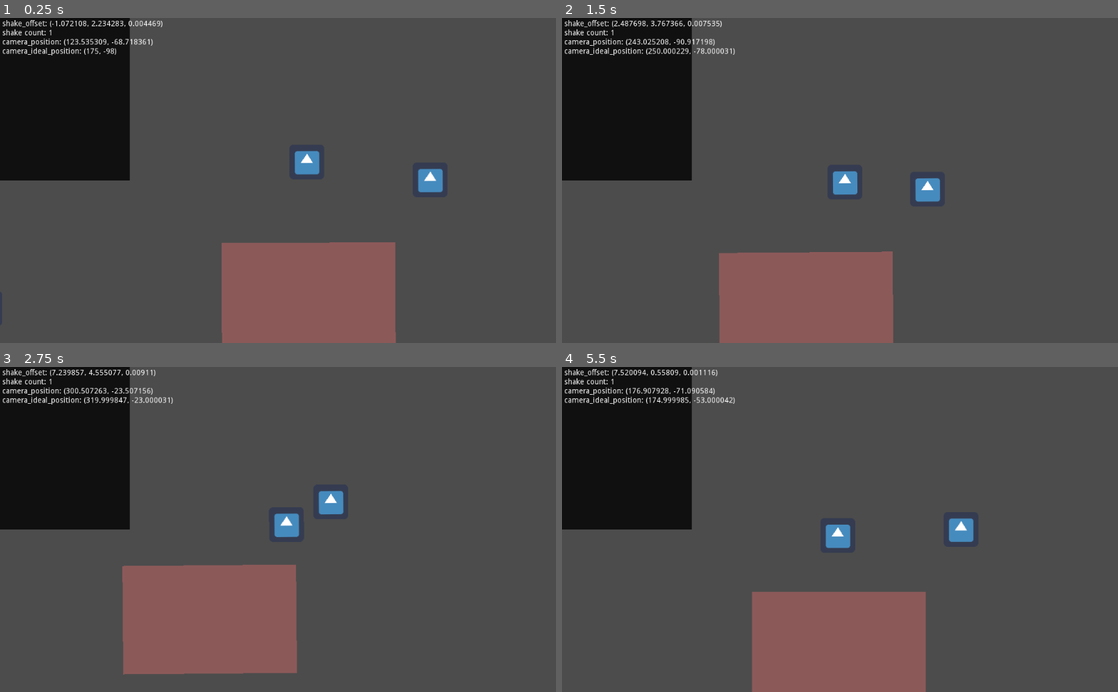
Above: before the commit, frames 1-4 (two rows, left to right).
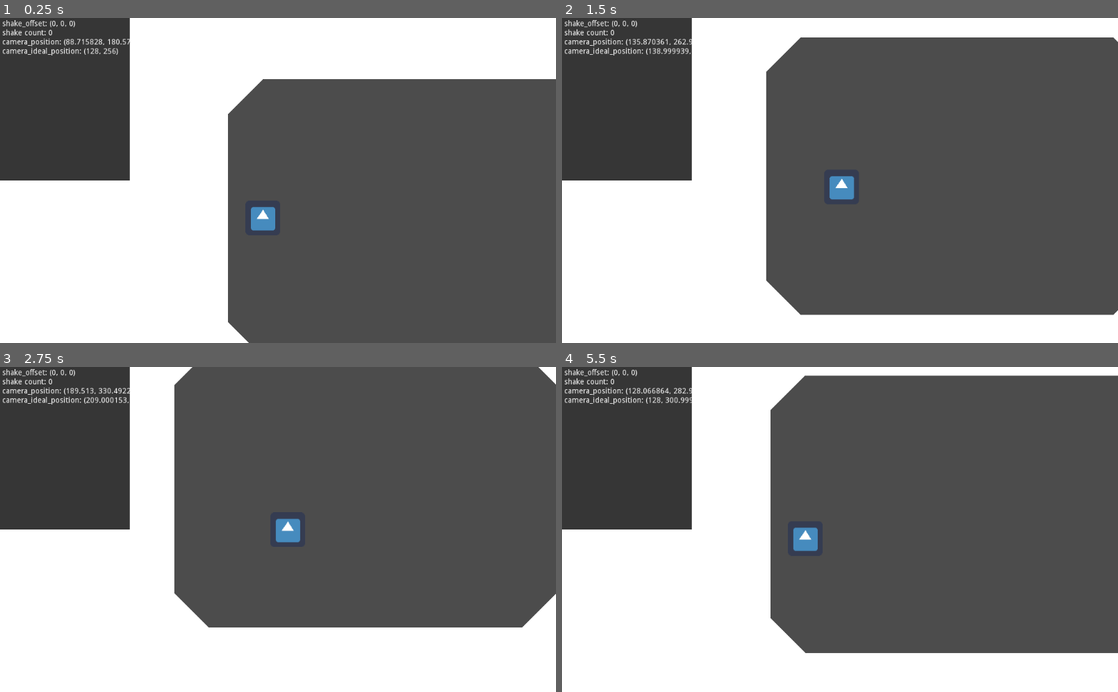
Above: after the commit, the same moments.

Repository: AnnabelleLewis/Dynamicam
Game: Godot game, scene res://assets/main_scene.tscn
Same seed, same stepped clock (60 frames per second), same inputs: the game is played once before the commit and once after it. The engine's default icon, where the game draws it, is replaced by a stand-in: a white triangle on a blue panel in a dark square.
Inputs:
- Up to frame 1 (0.25 s): no input
- Up to frame 2 (1.5 s): hold D (move_right) 0.53-1.28 s; hold S (move_down) from 1.28 s (still down)
- Up to frame 3 (2.75 s): release S (move_down) at 2.03 s; hold D (move_right) from 2.03 s (still down)
- Up to frame 4 (5.5 s): release D (move_right) at 2.78 s; hold W (move_up) 2.78-3.53 s; hold A (move_left) 3.53-5.03 s; hold S (move_down) from 5.03 s (still down)

The runs differ from the first frame. In frame 1, 62% of the frame differs, in the area x 0-100%, y 0-100%; in frame 2, 51%; in frame 3, 50%; in frame 4, 53%.

Commit message:
Created Level

Diff:
--- a/assets/main_scene.tscn
+++ b/assets/main_scene.tscn
@@ -7,64 +7,81 @@
 [ext_resource path="res://icon.png" type="Texture" id=5]
 [ext_resource path="res://modules/player/player.gd" type="Script" id=6]
 [ext_resource path="res://modules/debug_viewer/debug_viewer.gd" type="Script" id=7]
-[ext_resource path="res://modules/area_poi/area_poi.gd" type="Script" id=8]
+[ext_resource path="res://modules/collision_polygon_builder/collision_polygon_builder.gd" type="Script" id=8]
 
 [sub_resource type="RectangleShape2D" id=1]
-extents = Vector2( 207, 138 )
+extents = Vector2( 352, 256 )
 
 [sub_resource type="RectangleShape2D" id=2]
-extents = Vector2( 756.5, 566.5 )
+extents = Vector2( 448, 448 )
 
-[sub_resource type="Curve2D" id=3]
+[sub_resource type="Curve2D" id=9]
 _data = {
-"points": PoolVector2Array(  )
+"points": PoolVector2Array( 0, 0, 0, 0, 768, 256, -123.2, 2.93334, 123.2, -2.93334, 1280, 256, -2.93334, -134.934, 2.93334, 134.934, 1472, 448, 0, 0, 0, 0, 1472, 960 )
 }
 
-[sub_resource type="Curve2D" id=4]
-_data = {
-"points": PoolVector2Array( 0, 0, 0, 0, 539, 68, -35.6359, -133.635, 35.6359, 133.635, 748, 142, -128.854, -139.343, 128.854, 139.343, 488, 518, -117.705, 136.729, 117.705, -136.729, 1026, 480, 0, 0, 0, 0, 1301, 243, 0, 0, 0, 0, 1558, 418 )
-}
+[sub_resource type="RectangleShape2D" id=8]
+extents = Vector2( 384, 544 )
 
 [sub_resource type="OpenSimplexNoise" id=7]
 seed = 4
 
 [sub_resource type="CircleShape2D" id=5]
-
-[sub_resource type="CircleShape2D" id=6]
-radius = 292.754
+radius = 32.0
 
 [node name="Main" type="Node2D"]
 
 [node name="CameraConstArea" type="Area2D" parent="."]
+collision_layer = 0
+collision_mask = 2
 script = ExtResource( 2 )
 constraint_maker = NodePath("AreaConstraintMaker")
 
 [node name="CollisionShape2D" type="CollisionShape2D" parent="CameraConstArea"]
-position = Vector2( 179, 151 )
+position = Vector2( 352, 256 )
 shape = SubResource( 1 )
 
 [node name="AreaConstraintMaker" type="Node2D" parent="CameraConstArea"]
-position = Vector2( 22, 46 )
+position = Vector2( 128, 128 )
 script = ExtResource( 1 )
-extent = Vector2( 320, 200 )
-zoom_range = Vector2( 2, 2 )
+extent = Vector2( 448, 256 )
+zoom_range = Vector2( 1, 1 )
 
 [node name="ConstraintArea" type="Area2D" parent="."]
+position = Vector2( 704, 128 )
+collision_layer = 0
+collision_mask = 2
 script = ExtResource( 2 )
 constraint_maker = NodePath("PathConstraintMaker")
 
 [node name="CollisionShape2D" type="CollisionShape2D" parent="ConstraintArea"]
-position = Vector2( 1150.5, 266.5 )
+position = Vector2( 448, 448 )
 shape = SubResource( 2 )
 
 [node name="PathConstraintMaker" type="Node2D" parent="ConstraintArea"]
 script = ExtResource( 3 )
-path = SubResource( 3 )
-zoom_range = Vector2( 0.5, 0.5 )
+zoom_range = Vector2( 0.8, 0.8 )
 
 [node name="Path2D" type="Path2D" parent="ConstraintArea/PathConstraintMaker"]
-position = Vector2( 67, -32 )
-curve = SubResource( 4 )
+position = Vector2( -704, -128 )
+curve = SubResource( 9 )
+
+[node name="ConstraintArea2" type="Area2D" parent="."]
+position = Vector2( 1088, 1024 )
+collision_layer = 0
+collision_mask = 2
+script = ExtResource( 2 )
+constraint_maker = NodePath("AreaConstraintMaker")
+
+[node name="CollisionShape2D" type="CollisionShape2D" parent="ConstraintArea2"]
+position = Vector2( 384, 544 )
+shape = SubResource( 8 )
+
+[node name="AreaConstraintMaker" type="Node2D" parent="ConstraintArea2"]
+position = Vector2( 256, 256 )
+script = ExtResource( 1 )
+extent = Vector2( 256, 640 )
+zoom_range = Vector2( 1.2, 1.2 )
 
 [node name="DynamicCamera" type="Camera2D" parent="."]
 position = Vector2( nan, nan )
@@ -80,7 +97,8 @@
 position_lerp_speed = 5.0
 
 [node name="Player" type="KinematicBody2D" parent="."]
-position = Vector2( 175, -98 )
+position = Vector2( 64, 256 )
+collision_layer = 3
 script = ExtResource( 6 )
 noise = SubResource( 7 )
 
@@ -88,37 +106,6 @@
 shape = SubResource( 5 )
 
 [node name="Icon" type="Sprite" parent="Player"]
-position = Vector2( 5, -5 )
-texture = ExtResource( 5 )
-
-[node name="Icon" type="Sprite" parent="."]
-position = Vector2( 1110, -35 )
-texture = ExtResource( 5 )
-
-[node name="Icon6" type="Sprite" parent="."]
-position = Vector2( -414, 165 )
-texture = ExtResource( 5 )
-
-[node name="AreaPOI" type="Area2D" parent="Icon6"]
-script = ExtResource( 8 )
-
-[node name="CollisionShape2D" type="CollisionShape2D" parent="Icon6/AreaPOI"]
-shape = SubResource( 6 )
-
-[node name="Icon2" type="Sprite" parent="."]
-position = Vector2( 306, 394 )
-texture = ExtResource( 5 )
-
-[node name="Icon3" type="Sprite" parent="."]
-position = Vector2( 407, -69 )
-texture = ExtResource( 5 )
-
-[node name="Icon4" type="Sprite" parent="."]
-position = Vector2( 1676, -78 )
-texture = ExtResource( 5 )
-
-[node name="Icon5" type="Sprite" parent="."]
-position = Vector2( 1444, 414 )
 texture = ExtResource( 5 )
 
 [node name="CanvasLayer" type="CanvasLayer" parent="."]
@@ -135,3 +122,11 @@
 margin_left = 4.0
 margin_top = 4.0
 text = "asdasd"
+
+[node name="Polygon2D" type="Polygon2D" parent="."]
+invert_enable = true
+invert_border = 1000.0
+polygon = PoolVector2Array( 0, 64, 64, 0, 640, 0, 704, 64, 704, 128, 1472, 128, 1600, 256, 1600, 1024, 1856, 1280, 1856, 1984, 1728, 2112, 1216, 2112, 1088, 1984, 1088, 1280, 1344, 1024, 1344, 448, 1280, 384, 704, 384, 704, 448, 640, 512, 64, 512, 0, 448 )
+
+[node name="CollisionPolygonBuilder" type="StaticBody2D" parent="Polygon2D"]
+script = ExtResource( 8 )
--- a/modules/camera_area_constraint/area_constraint_maker.gd
+++ b/modules/camera_area_constraint/area_constraint_maker.gd
@@ -20,8 +20,9 @@
 	return _constraint
 
 func _draw():
-	var draw_rect = Rect2(Vector2.ZERO,extent)
-	draw_rect(draw_rect,Color(0.8,0.4,0.4,0.5))
+	if Engine.editor_hint:
+		var draw_rect = Rect2(Vector2.ZERO,extent)
+		draw_rect(draw_rect,Color(0.8,0.4,0.4,0.5))
 
 func set_extent(new_extent):
 	extent = new_extent
--- a/modules/camera_path_constraint/camera_path_constraint.gd
+++ b/modules/camera_path_constraint/camera_path_constraint.gd
@@ -12,6 +12,7 @@
 
 func _apply_constraint(position,rotation,zoom) -> Dictionary:
 	var ret_pos = path.get_closest_point(position)
+	print_debug(path.get_point_position(0))
 	var ret_zooom = clamp(zoom,zoom_range.x,zoom_range.y)
 	return {
 			"position":ret_pos,
--- a/modules/camera_path_constraint/path_constraint_maker.gd
+++ b/modules/camera_path_constraint/path_constraint_maker.gd
@@ -6,7 +6,7 @@
 
 var _constraint : CameraPathConstraint
 
-export (Curve2D) var path
+var path
 export (Vector2) var zoom_range
 
 func _ready():
--- /dev/null
+++ b/modules/collision_polygon_builder/collision_polygon_builder.gd
@@ -0,0 +1,7 @@
+class_name CollisionPolygonBuilder
+extends StaticBody2D
+
+func _ready():
+	add_child(CollisionPolygon2D.new())
+	get_child(0).polygon = get_parent().polygon
+	get_child(0).build_mode = 1
--- a/modules/player/player.gd
+++ b/modules/player/player.gd
@@ -18,7 +18,7 @@
 		"rotate_scale":0.002,
 	}
 	var shake = SimplexShake.new(props)
-	camera.add_screenshake(shake)
+	#camera.add_screenshake(shake)
 
 func _physics_process(delta):
 	var move_vec = Vector2(
--- a/project.godot
+++ b/project.godot
@@ -39,6 +39,11 @@
 "language": "GDScript",
 "path": "res://modules/dynamicam/camera_shake.gd"
 }, {
+"base": "StaticBody2D",
+"class": "CollisionPolygonBuilder",
+"language": "GDScript",
+"path": "res://modules/collision_polygon_builder/collision_polygon_builder.gd"
+}, {
 "base": "Area2D",
 "class": "ConstraintArea",
 "language": "GDScript",
@@ -76,6 +81,7 @@
 "CameraConstraint": "",
 "CameraPathConstraint": "",
 "CameraShake": "",
+"CollisionPolygonBuilder": "",
 "ConstraintArea": "",
 "ConstraintMaker": "",
 "DebugViewer": "",
Binary file added: assets/light_textures/lght_glow.png
Not shown: 1 places in assets/main_scene.tscn that only renumber resources
